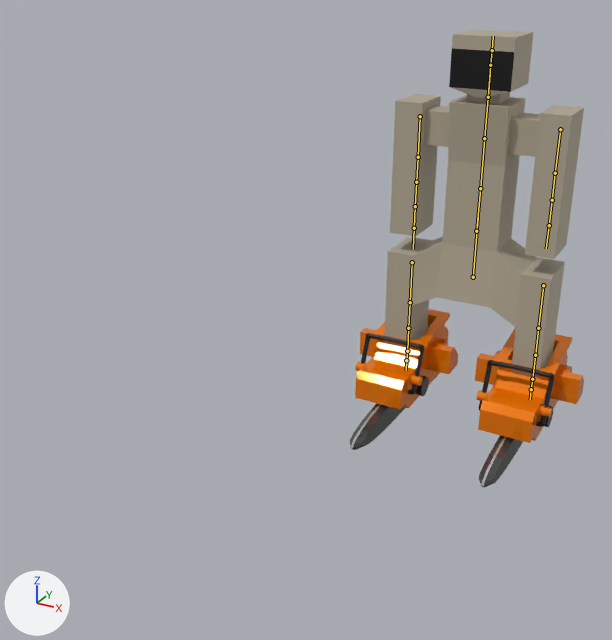
The FBX model Assets/PreDevelop/Daiki/Player/Player_prot.fbx, before and after one commit.
Before and after are seen from a 50 mm lens placed at (10.4, -26.2, 15.6), pointed at (-1.6, -4.3, 4.6). Arrows for +X, +Y and +Z are at lower left; the lights stay in place. The picture after the commit comes second. The bones that change, and the others that lie on the model, are drawn over the model as lines.

Names of what the first picture shows: '人間', '右', '左'.
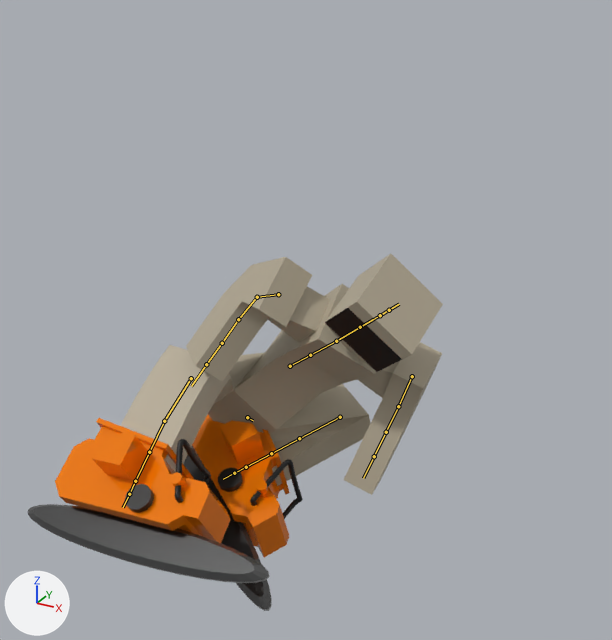
The newer file adds an action. The first version stands in its rest pose; the second is drawn at frame 129 of the action 'アーマチュア|4 consecutive attacks'.

Pixel boxes [x1, y1, x2, y2] of what changed, in the pictures (612 x 640 px):
'人間', posed
    before: [384, 29, 584, 378]
    after: [120, 254, 443, 495]
'右', posed (123% wider, 17% taller)
    before: [350, 309, 458, 450]
    after: [28, 418, 270, 583]
'左', posed
    before: [475, 327, 584, 488]
    after: [183, 415, 303, 611]
bone '股間', root to tip
    before: (473, 277) to (478, 217)
    after: (247, 417) to (253, 420)
bone '肝臓下部位', root to tip
    before: (476, 231) to (480, 188)
    after: (290, 366) to (310, 355)
bone '心臓', root to tip
    before: (484, 138) to (490, 74)
    after: (336, 341) to (373, 319)
bone '首', root to tip
    before: (488, 97) to (490, 65)
    after: (360, 327) to (380, 315)
bone '左肩', root to tip
    before: (560, 129) to (555, 173)
    after: (412, 376) to (398, 406)
bone '左肩上部', root to tip
    before: (555, 173) to (552, 200)
    after: (398, 406) to (386, 432)
bone '左肩下部', root to tip
    before: (552, 200) to (549, 225)
    after: (386, 432) to (374, 456)
bone '右肩', root to tip
    before: (420, 116) to (418, 157)
    after: (278, 294) to (257, 297)
bone '右肩上部', root to tip
    before: (418, 157) to (416, 182)
    after: (257, 297) to (238, 319)
bone '右肩下部', root to tip
    before: (416, 182) to (415, 206)
    after: (238, 319) to (222, 343)
bone '左股関節', root to tip
    before: (543, 285) to (538, 328)
    after: (340, 417) to (299, 438)
bone '左太もも', root to tip
    before: (538, 328) to (535, 355)
    after: (299, 438) to (271, 453)
bone '右股関節', root to tip
    before: (412, 262) to (410, 302)
    after: (191, 378) to (164, 421)
bone '右太もも', root to tip
    before: (410, 302) to (408, 328)
    after: (164, 421) to (149, 452)

The change in detail:
Bone '股間' (bone_股間) moves from (0.0, 0.0, 0.0) to (-7.65, -3.45, -5.04).
Bone '股間' (bone_股間) turns from (0, 0, 0) to (40, -31, 33) degrees about its own x, y and z.
Bone '肝臓下部位' (bone_肝臓下部位) moves from (0.0, 0.0, 0.0) to (2.15, -1.41, -0.58).
Bone '肝臓下部位' (bone_肝臓下部位) turns from (0, 0, 0) to (0, 26, -22) degrees about its own x, y and z.
Bone '心臓' (bone_心臓) turns from (0, 0, 0) to (-2, 0, 0) degrees about its own x, y and z.
Bone '首' (bone_首) turns from (0, 0, 0) to (-3, -12, -1) degrees about its own x, y and z.
Bone '左肩' (bone_左肩) moves from (0.0, 0.0, 0.0) to (0.02, -0.02, 0.0).
Bone '左肩' (bone_左肩) turns from (0, 0, 0) to (-22, 15, 14) degrees about its own x, y and z.
Bone '左肩上部' (bone_左肩上部) turns from (0, 0, 0) to (0, 0, 37) degrees about its own x, y and z.
Bone '左肩下部' (bone_左肩下部) turns from (0, 0, 0) to (0, 0, -7) degrees about its own x, y and z.
Bone '右肩' (bone_右肩) moves from (0.0, 0.0, 0.0) to (-0.02, 0.02, 0.0).
Bone '右肩' (bone_右肩) turns from (0, 0, 0) to (9, -1, -14) degrees about its own x, y and z.
Bone '右肩上部' (bone_右肩上部) turns from (0, 0, 0) to (0, 0, 57) degrees about its own x, y and z.
Bone '右肩下部' (bone_右肩下部) turns from (0, 0, 0) to (0, 0, 11) degrees about its own x, y and z.
Bone '左股関節' (bone_左股関節) moves from (0.0, 0.0, 0.0) to (-0.64, 0.76, 2.66).
Bone '左股関節' (bone_左股関節) turns from (0, 0, 0) to (-87, 10, 43) degrees about its own x, y and z.
Bone '左太もも' (bone_左太もも) turns from (0, 0, 0) to (0, -4, 0) degrees about its own x, y and z.
Bone '右股関節' (bone_右股関節) moves from (0.0, 0.0, 0.0) to (0.23, -1.28, -0.79).
Bone '右股関節' (bone_右股関節) turns from (0, 0, 0) to (-120, 2, 50) degrees about its own x, y and z.
Bone '右太もも' (bone_右太もも) moves from (0.0, 0.0, 0.0) to (-0.56, 2.1, -0.04).
Bone '右太もも' (bone_右太もも) turns from (0, 0, 0) to (-6, 0, 0) degrees about its own x, y and z.
